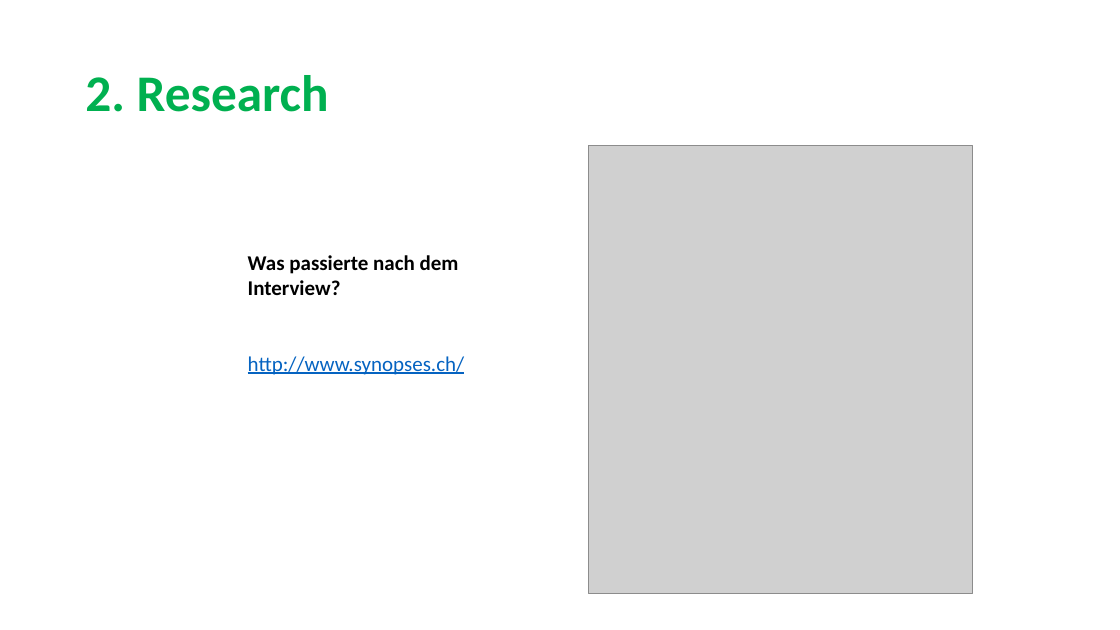
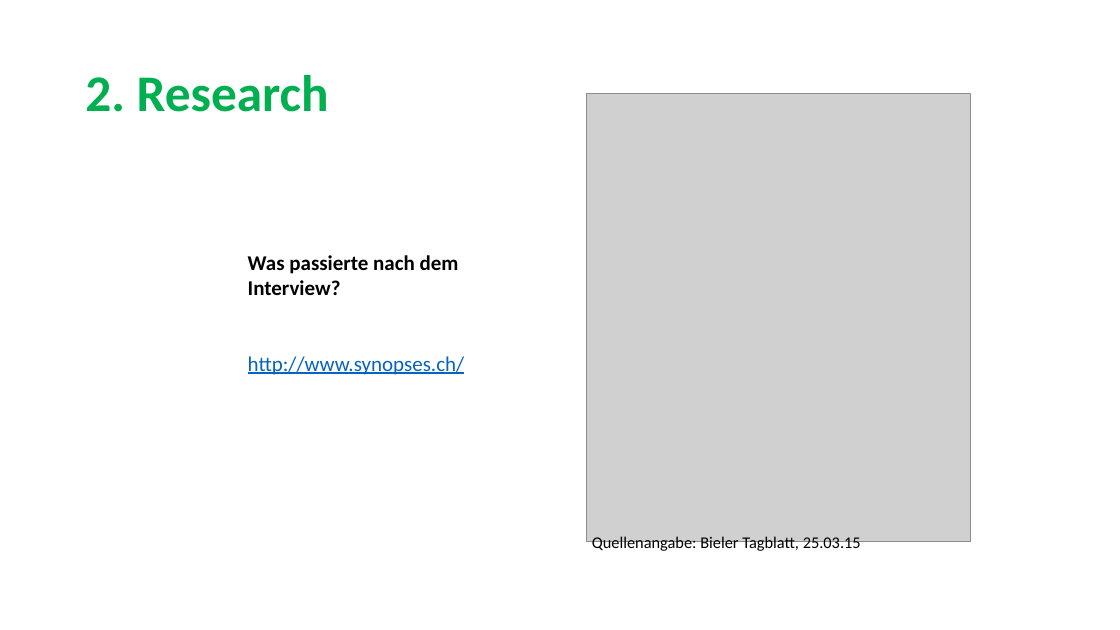
Before and after one commit to sarahmele/ch.bfh.btx8081.w2015.green, a slide deck: slide 8 of doc/task03/Task3.pptx. Drawn at 1120x630 pixels with LibreOffice and Linux fonts; fonts in the diff are those of the drawing; grey boxes stand for pictures. Boxes give left, top, right and bottom in pixels: in the first picture for what was removed or moved away, otherwise in the second. Text is boxed around its words. In the diff, an @@ line names an element or a change of style, - is before the commit and + after.

Commit message:
update Presentation

```diff
--- a/doc/task03/Task3.pptx
+++ b/doc/task03/Task3.pptx
@@ picture: place and size @@
-picture at bbox=[588, 146, 973, 594]
+picture at bbox=[586, 93, 971, 541]
@@ text added at bbox=[592, 536, 861, 553], 14 pt, text #000000 @@
+Quellenangabe: Bieler Tagblatt, 25.03.15
```
Also in this commit, not shown: 1 other slide changed.
